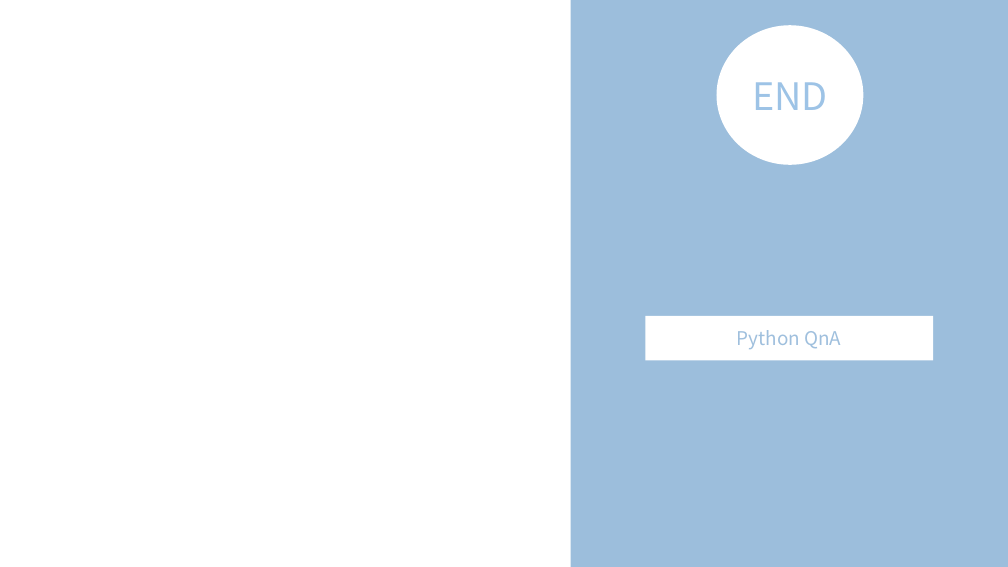
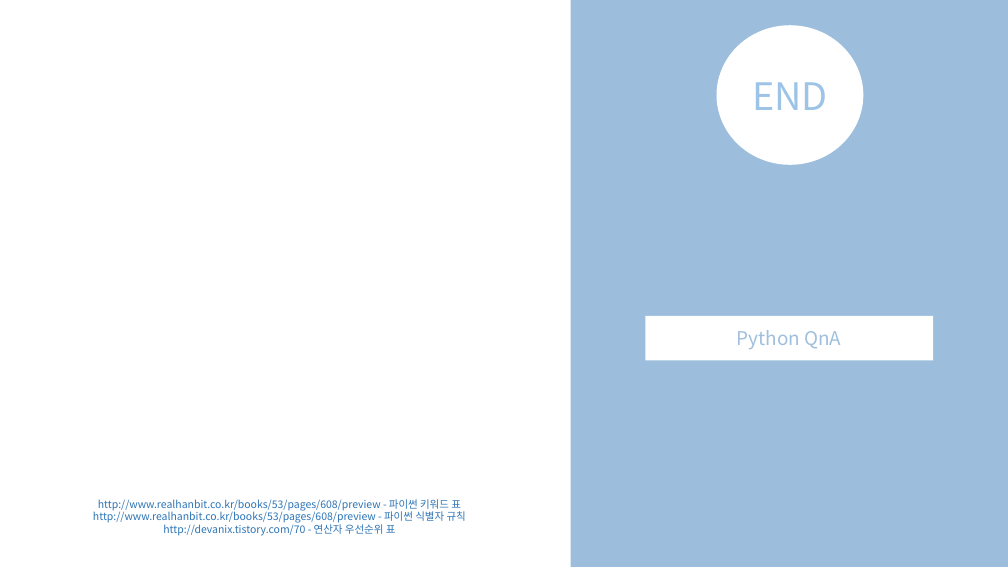
Before and after one commit to JangHongJoon/python_ppt, a slide deck: slide 13 of 파이썬_세미나_ppt_완료.pptx. Drawn at 1008x567 pixels with LibreOffice and Linux fonts; fonts in the diff are those of the drawing. Boxes give left, top, right and bottom in pixels: in the first picture for what was removed or moved away, otherwise in the second. Text is boxed around its words. In the diff, an @@ line names an element or a change of style, - is before the commit and + after.

```diff
--- a/파이썬_세미나_ppt_완료.pptx
+++ b/파이썬_세미나_ppt_완료.pptx
@@ text added at <box>93,499,466,536</box>, 10 pt, text #2E75B6 @@
+http://www.realhanbit.co.kr/books/53/pages/608/preview - 파이썬 키워드 표
+http://www.realhanbit.co.kr/books/53/pages/608/preview - 파이썬 식별자 규칙
+http://devanix.tistory.com/70 - 연산자 우선순위 표
```
Also in this commit, not shown: 1 other slide changed, 1 other file.
